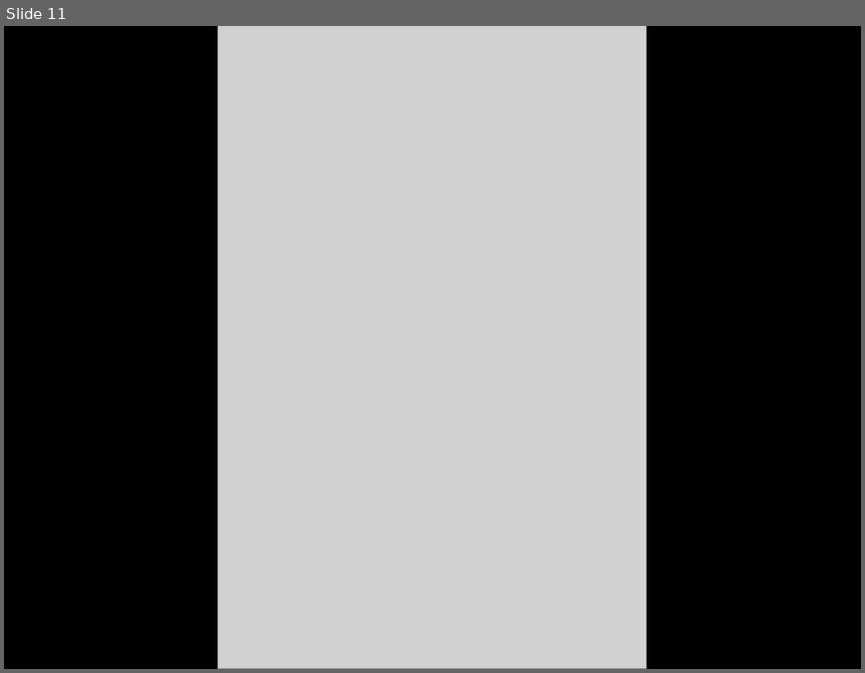
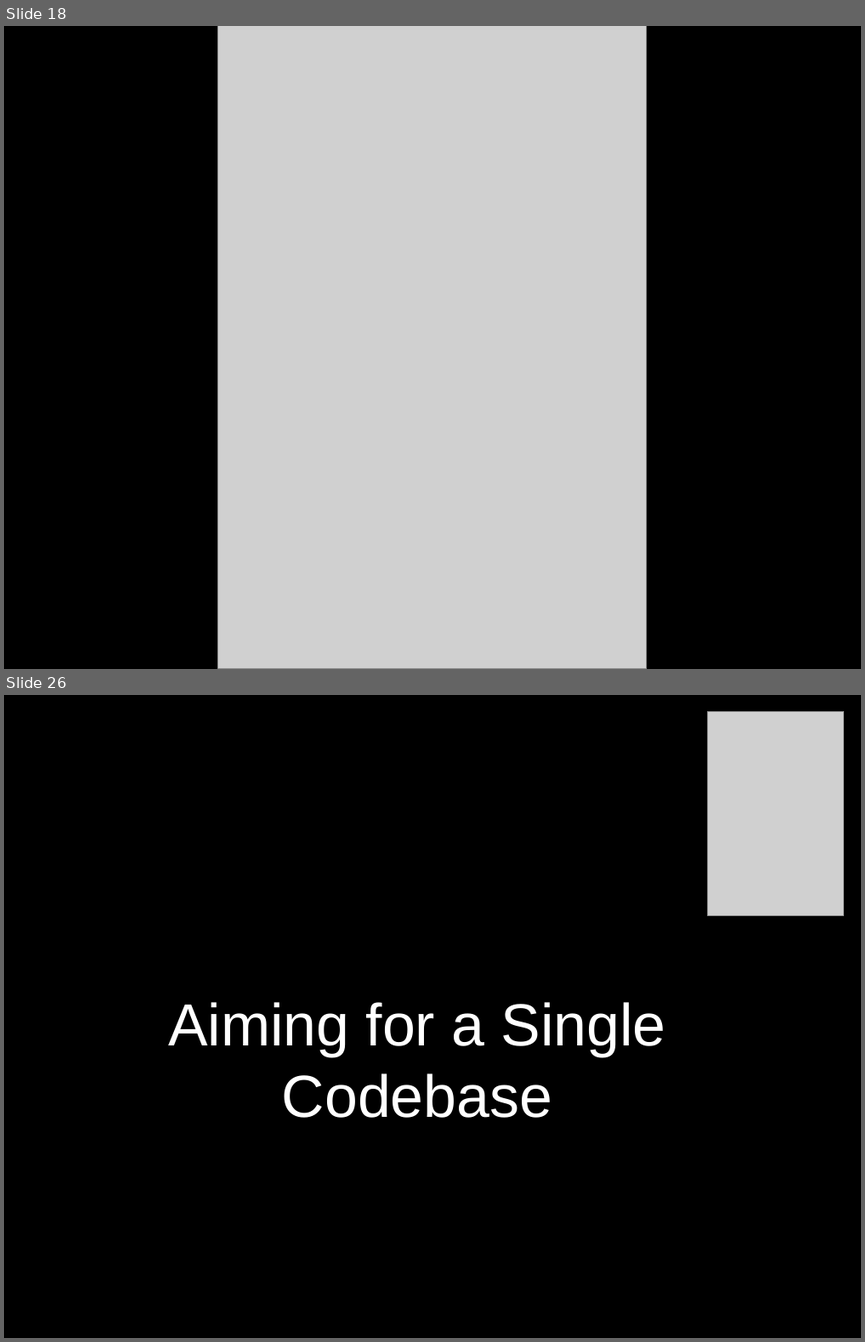
Before and after one commit to dodikk/xamarin-intro-slides, a slide deck: XamarinIntro.odp. Shown one above the other, each under a label of ours: slide 11 before the commit, slides 18 and 26 after it; the slides between them are not shown. The pictures are 865x673 and 865x1342 pixels, drawn with LibreOffice and Linux fonts; fonts in the diff are those of the drawing; grey boxes stand for pictures. Boxes give left, top, right and bottom in pixels: in the first picture for what was removed or moved away, otherwise in the second. Text is boxed around its words. In the diff, an @@ line names an element or a change of style, - is before the commit and + after.

```diff
--- a/XamarinIntro.odp
+++ b/XamarinIntro.odp
@@ slide 26 added at <box>4,695,861,1338</box>, background #000000 @@
@@ picture added at <box>709,711,845,915</box> @@
@@ text added at <box>168,1002,666,1117</box>, 55 pt, text #FFFFFF @@
+Aiming for a Single Codebase
@@ what was slide 11 is now slide 18 @@
```
Also in this commit, not shown: 18 other slides added, 5 slides removed, 7 other files.
